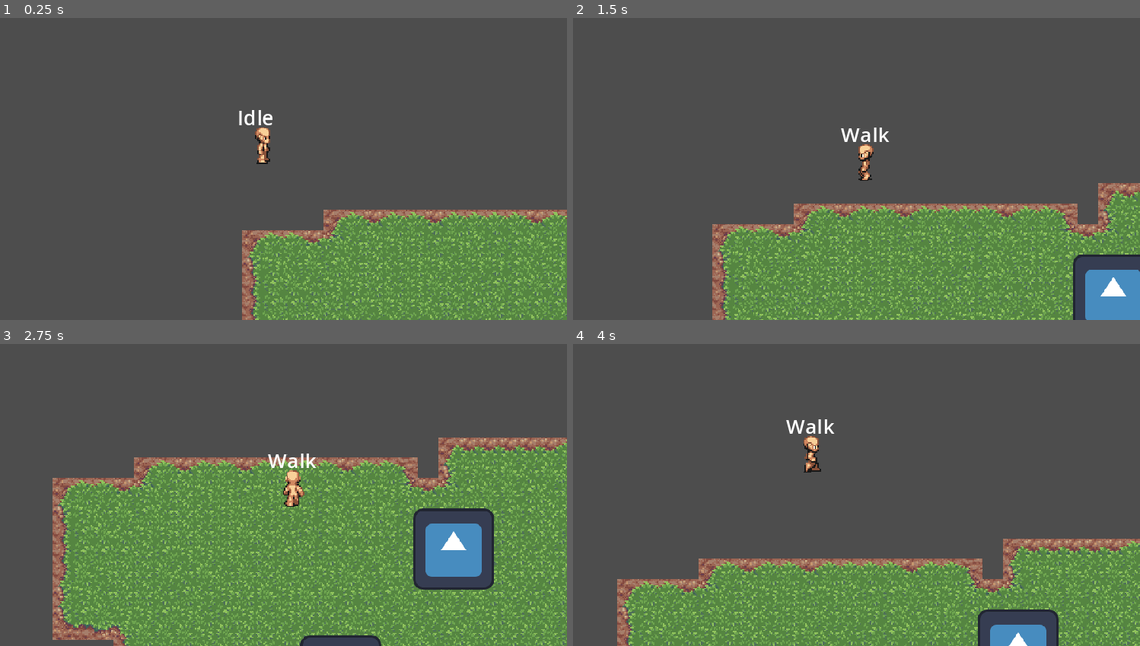
Above: before the commit, frames 1-4 (two rows, left to right).
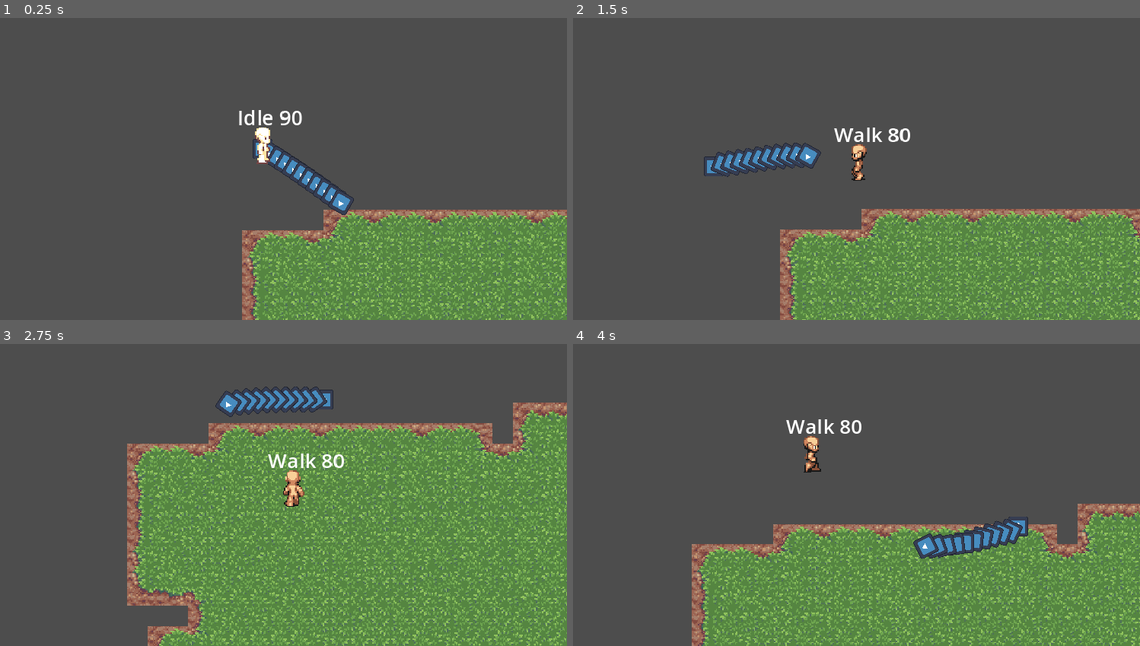
Above: after the commit, the same moments.

Repository: danyul-h/de-pop
Game: Godot game, scene res://world/world.tscn
Same seed, same stepped clock (60 frames per second), same inputs: the game is played once before the commit and once after it. The engine's default icon, where the game draws it, is replaced by a stand-in: a white triangle on a blue panel in a dark square.
Inputs (mouse positions are in pixels of both pictures, inside the frame that each line leads up to):
- Up to frame 1 (0.25 s): no input
- Up to frame 2 (1.5 s): move the mouse to (969, 132) at 0.52 s; hold D (right) 0.53-1.28 s; tap Space (jump) at 0.77 s; move the mouse to (714, 165) at 1.27 s; hold S (down) from 1.28 s (still down)
- Up to frame 3 (2.75 s): tap Space (jump) at 1.52 s; move the mouse to (323, 398) at 2.02 s; release S (down) at 2.03 s; hold D (right) from 2.03 s (still down)
- Up to frame 4 (4 s): move the mouse to (805, 543) at 2.77 s; release D (right) at 2.78 s; hold W (up) 2.78-3.53 s; tap Space (jump) at 3.02, 3.77 s; move the mouse to (1020, 525) at 3.52 s; hold A (left) from 3.53 s (still down)

The runs differ from the first frame. In frame 1, 1.1% of the frame differs, in the area x 44-63%, y 30-66%; in frame 2, 21%; in frame 3, 43%, in the area x 9-100%, y 14-100%; in frame 4, 23%.

Commit message:
changed hurt/dead transitions to signal based, got snake segments working

Diff:
--- a/components/health_component.gd
+++ b/components/health_component.gd
@@ -6,15 +6,21 @@
 @export var sprites : Array[Sprite2D]
 var health : float
 var knockbackTween : Tween
+var died := false
+
+signal dead
+signal hurt
 
 func _ready():
 	health = MAX_HEALTH
 
 func damage(attack : Attack):
+	if died: return
+
+	hurt.emit()
 	health -= attack.damage
 
 	actor.movement = Vector2()
-	actor.state_machine.transition("hurt")
 
 	if actor is Player and attack.damage >= health:
 		actor.freeze_frame(attack.knockback_time)
@@ -33,7 +39,7 @@
 		knockbackTween.parallel().tween_property(sprite, "modulate", Color(1,1,1,1), attack.knockback_time)
 
 	await knockbackTween.finished
-	actor.state_machine.transition("idle")
 
 	if health <= 0:
-		actor.state_machine.transition("dead")
+		dead.emit()
+		died = true
--- /dev/null
+++ b/components/hitbox_component.gd
@@ -0,0 +1,15 @@
+extends Area2D
+class_name HitboxComponent
+
+@export var damage := 10.0
+@export var knockback_time := 0.25
+@export var knockback_strength := 5.0
+
+func _on_area_entered(area):
+	if area is HurtboxComponent:
+		var hurtbox : HurtboxComponent = area
+		var attack = Attack.new()
+		attack.damage = damage
+		attack.knockback_time = knockback_time
+		attack.knockback = (area.global_position - global_position) * knockback_strength
+		hurtbox.damage(attack)
--- /dev/null
+++ b/components/hitbox_component.tscn
@@ -0,0 +1,11 @@
+[gd_scene load_steps=2 format=3 uid="uid://4fljr32rv657"]
+
+[ext_resource type="Script" path="res://components/hitbox_component.gd" id="1_2h8lm"]
+
+[node name="HitboxComponent" type="Area2D"]
+y_sort_enabled = true
+collision_layer = 0
+collision_mask = 4
+script = ExtResource("1_2h8lm")
+
+[connection signal="area_entered" from="." to="." method="_on_area_entered"]
--- a/components/hurtbox_component.gd
+++ b/components/hurtbox_component.gd
@@ -2,7 +2,12 @@
 class_name HurtboxComponent
 
 @export var health_component : HealthComponent
+@export var invincible_duration : float
+var invincible := false
 
 func damage(attack : Attack):
-	if health_component:
+	if health_component and not invincible:
 		health_component.damage(attack)
+		invincible = true
+		await get_tree().create_timer(invincible_duration).timeout
+		invincible = false
--- a/player/dead.gd
+++ b/player/dead.gd
@@ -1,6 +1,7 @@
 extends PlayerState
 
 func enter():
+	player.movement = Vector2(0, 0)
 	player.animation.play("dead")
 	await player.animation.animation_finished
 	player.queue_free()
--- a/player/hurt.gd
+++ b/player/hurt.gd
@@ -1,5 +1,17 @@
 extends PlayerState
 
+@export var health_component : HealthComponent
+
 func enter():
+	if not health_component.hurt.is_connected(_on_hurt): health_component.hurt.connect(_on_hurt)
+	if not health_component.dead.is_connected(_on_dead): health_component.dead.connect(_on_dead)
+
 	player.movement = Vector2(0, 0)
 	player.animation.play("hurt")
+
+func update(delta):
+	if not player.animation.is_playing(): transition.emit(self, "idle")
+
+func _on_hurt(): transition.emit(self, "hurt")
+
+func _on_dead(): transition.emit(self, "dead")
--- a/player/idle.gd
+++ b/player/idle.gd
@@ -1,7 +1,15 @@
 extends PlayerState
 
+@export var health_component : HealthComponent
+
 func enter():
+	if not health_component.hurt.is_connected(_on_hurt): health_component.hurt.connect(_on_hurt)
+	if not health_component.dead.is_connected(_on_dead): health_component.dead.connect(_on_dead)
 	player.movement = Vector2()
+
+func _on_hurt(): transition.emit(self, "hurt")
+
+func _on_dead(): transition.emit(self, "dead")
 
 func update(delta: float):
 	update_animation_direction("idle")
--- a/player/jump.gd
+++ b/player/jump.gd
@@ -1,5 +1,6 @@
 extends PlayerState
 
+@export var health_component : HealthComponent
 @export var speed : float
 var cooldown : Timer
 
@@ -11,6 +12,9 @@
 }
 
 func enter():
+	if not health_component.hurt.is_connected(_on_hurt): health_component.hurt.connect(_on_hurt)
+	if not health_component.dead.is_connected(_on_dead): health_component.dead.connect(_on_dead)
+
 	player.animation.play(player.animation_direction+"_jump")
 	if not player.movement: player.movement = direction_to_vector[player.animation_direction] * speed
 	else: player.movement = player.movement.normalized() * speed
@@ -20,3 +24,7 @@
 
 func exit():
 	player.jump_cooldown.start()
+
+func _on_hurt(): transition.emit(self, "hurt")
+
+func _on_dead(): transition.emit(self, "dead")
--- a/player/player.gd
+++ b/player/player.gd
@@ -20,6 +20,7 @@
 	knockback = Vector2(0, 0)
 
 func _process(delta):
+	label.text = state_machine.current_state.name + " " + String.num($HealthComponent.health)
 	var mouse_direction = get_global_mouse_position() - position
 	animation_direction = ("left" if mouse_direction.x < 0 else "right") if abs(mouse_direction.x) >= abs(mouse_direction.y) else ("front" if mouse_direction.y > 0 else "back")
 
--- a/player/player.tscn
+++ b/player/player.tscn
@@ -319,19 +319,23 @@
 script = ExtResource("1_o4u8r")
 intial_state = NodePath("Idle")
 
-[node name="Idle" type="Node" parent="StateMachine"]
+[node name="Idle" type="Node" parent="StateMachine" node_paths=PackedStringArray("health_component")]
 script = ExtResource("2_v5ohf")
-
-[node name="Walk" type="Node" parent="StateMachine"]
+health_component = NodePath("../../HealthComponent")
+
+[node name="Walk" type="Node" parent="StateMachine" node_paths=PackedStringArray("health_component")]
 script = ExtResource("4_aqoo4")
+health_component = NodePath("../../HealthComponent")
 speed = 100.0
 
-[node name="Jump" type="Node" parent="StateMachine"]
+[node name="Jump" type="Node" parent="StateMachine" node_paths=PackedStringArray("health_component")]
 script = ExtResource("5_xfm7s")
+health_component = NodePath("../../HealthComponent")
 speed = 200.0
 
-[node name="Hurt" type="Node" parent="StateMachine"]
+[node name="Hurt" type="Node" parent="StateMachine" node_paths=PackedStringArray("health_component")]
 script = ExtResource("8_2t8rr")
+health_component = NodePath("../../HealthComponent")
 
 [node name="Dead" type="Node" parent="StateMachine"]
 script = ExtResource("9_cfl0d")
@@ -354,10 +358,10 @@
 sprites = [NodePath("../Sprite2D")]
 
 [node name="HurtboxComponent" parent="." node_paths=PackedStringArray("health_component") instance=ExtResource("9_lhqvq")]
-visible = false
 collision_layer = 4
 collision_mask = 0
 health_component = NodePath("../HealthComponent")
+invincible_duration = 0.2
 
 [node name="CollisionShape2D" type="CollisionShape2D" parent="HurtboxComponent"]
 position = Vector2(0, 1)
--- a/player/player_state_machine.gd
+++ b/player/player_state_machine.gd
@@ -16,7 +16,6 @@
 		current_state = intial_state
 
 func _process(delta):
-	get_parent().label.text = current_state.name
 	if current_state: current_state.update(delta)
 
 func _physics_process(delta):
--- a/player/walk.gd
+++ b/player/walk.gd
@@ -1,6 +1,11 @@
 extends PlayerState
 
+@export var health_component : HealthComponent
 @export var speed : float
+
+func enter():
+	if not health_component.hurt.is_connected(_on_hurt): health_component.hurt.connect(_on_hurt)
+	if not health_component.dead.is_connected(_on_dead): health_component.dead.connect(_on_dead)
 
 func update(delta: float):
 	update_animation_direction("walk")
@@ -13,3 +18,7 @@
 	if Input.is_action_just_pressed("jump"):
 		if player.jump_cooldown.is_stopped(): transition.emit(self, "jump")
 		else: player.camera.apply_shake(1, 10)
+
+func _on_hurt(): transition.emit(self, "hurt")
+
+func _on_dead(): transition.emit(self, "dead")
--- a/snake/snake.gd
+++ b/snake/snake.gd
@@ -1,8 +1,10 @@
-extends CharacterBody2D
+extends Node2D
 class_name Snake
 
 @export var num_segments: int
 @export var segment_distance : float
+
+@onready var head : Node2D = $Head
 @onready var health_component : HealthComponent = $HealthComponent
 var segments : Array[SnakeSegment]
 var segment_scene = preload("res://snake/snake_segment.tscn")
@@ -10,6 +12,17 @@
 func _ready():
 	for i in num_segments:
 		var segment : SnakeSegment = segment_scene.instantiate()
+		segments.append(segment)
 		add_child(segment)
-		segment.position = Vector2((i+1) * 50, (i+1) * 50)
+		segment.position = Vector2((i+1) * segment_distance, (i+1) * segment_distance)
 		segment.hurtbox.health_component = health_component
+
+func _process(delta):
+	head.global_position = get_global_mouse_position()
+	for i in num_segments:
+		var segment = segments[i]
+		var ahead : Node2D
+		if i == 0: ahead = head
+		else: ahead = segments[i-1]
+		segment.position = ahead.position - (segment.position.direction_to(ahead.position) * segment_distance)
+		segment.look_at(ahead.position)
--- a/snake/snake.tscn
+++ b/snake/snake.tscn
@@ -1,39 +1,43 @@
-[gd_scene load_steps=7 format=3 uid="uid://d1gi6a5x0hkfk"]
+[gd_scene load_steps=8 format=3 uid="uid://d1gi6a5x0hkfk"]
 
 [ext_resource type="Script" path="res://snake/snake.gd" id="1_31t7a"]
 [ext_resource type="Texture2D" uid="uid://dw1c4pw8vayah" path="res://icon.svg" id="1_tjx45"]
 [ext_resource type="Script" path="res://components/health_component.gd" id="2_psw2u"]
 [ext_resource type="Script" path="res://components/hurtbox_component.gd" id="3_dfe3r"]
-
-[sub_resource type="RectangleShape2D" id="RectangleShape2D_7grtu"]
-size = Vector2(64, 64)
+[ext_resource type="PackedScene" uid="uid://4fljr32rv657" path="res://components/hitbox_component.tscn" id="3_faexd"]
 
 [sub_resource type="RectangleShape2D" id="RectangleShape2D_wi1np"]
 size = Vector2(64, 64)
 
-[node name="Snake" type="CharacterBody2D"]
+[sub_resource type="RectangleShape2D" id="RectangleShape2D_gkcke"]
+size = Vector2(64, 64)
+
+[node name="Snake" type="Node2D"]
 script = ExtResource("1_31t7a")
 segment_distance = 100.0
 
-[node name="Sprite2D" type="Sprite2D" parent="."]
+[node name="Head" type="Node2D" parent="."]
+
+[node name="Sprite2D" type="Sprite2D" parent="Head"]
 scale = Vector2(0.5, 0.5)
 texture = ExtResource("1_tjx45")
 
-[node name="CollisionShape2D" type="CollisionShape2D" parent="."]
+[node name="HurtboxComponent" type="Area2D" parent="Head" node_paths=PackedStringArray("health_component")]
 visible = false
-shape = SubResource("RectangleShape2D_7grtu")
+script = ExtResource("3_dfe3r")
+health_component = NodePath("../../HealthComponent")
 
-[node name="HurtboxComponent" type="Area2D" parent="." node_paths=PackedStringArray("health_component")]
-script = ExtResource("3_dfe3r")
-health_component = NodePath("../HealthComponent")
-
-[node name="CollisionShape2D" type="CollisionShape2D" parent="HurtboxComponent"]
+[node name="CollisionShape2D" type="CollisionShape2D" parent="Head/HurtboxComponent"]
 shape = SubResource("RectangleShape2D_wi1np")
 debug_color = Color(1, 0, 0, 0.419608)
 
-[node name="HealthComponent" type="Node2D" parent="." node_paths=PackedStringArray("actor", "sprites")]
+[node name="HitboxComponent" parent="Head" instance=ExtResource("3_faexd")]
+knockback_strength = 10.0
+
+[node name="CollisionShape2D" type="CollisionShape2D" parent="Head/HitboxComponent"]
+shape = SubResource("RectangleShape2D_gkcke")
+debug_color = Color(0.776516, 0.13889, 1, 0.42)
+
+[node name="HealthComponent" type="Node2D" parent="." node_paths=PackedStringArray("sprites")]
 script = ExtResource("2_psw2u")
-actor = NodePath("..")
-sprites = [NodePath("../Sprite2D")]
-
-[node name="Segments" type="Node2D" parent="."]
+sprites = [NodePath("../Head/Sprite2D")]
--- a/snake/snake_segment.tscn
+++ b/snake/snake_segment.tscn
@@ -1,10 +1,14 @@
-[gd_scene load_steps=5 format=3 uid="uid://q70bbpu4bsgb"]
+[gd_scene load_steps=7 format=3 uid="uid://q70bbpu4bsgb"]
 
 [ext_resource type="Script" path="res://snake/snake_segment.gd" id="1_0ix5f"]
 [ext_resource type="Script" path="res://components/hurtbox_component.gd" id="1_5py86"]
 [ext_resource type="Texture2D" uid="uid://dw1c4pw8vayah" path="res://icon.svg" id="1_qag2g"]
+[ext_resource type="PackedScene" uid="uid://4fljr32rv657" path="res://components/hitbox_component.tscn" id="4_l4o4m"]
 
 [sub_resource type="RectangleShape2D" id="RectangleShape2D_f7lts"]
+size = Vector2(64, 64)
+
+[sub_resource type="RectangleShape2D" id="RectangleShape2D_liick"]
 size = Vector2(64, 64)
 
 [node name="SnakeSegment" type="Node2D"]
@@ -15,6 +19,7 @@
 texture = ExtResource("1_qag2g")
 
 [node name="HurtboxComponent" type="Area2D" parent="."]
+visible = false
 collision_layer = 2
 collision_mask = 0
 script = ExtResource("1_5py86")
@@ -22,3 +27,10 @@
 [node name="CollisionShape2D" type="CollisionShape2D" parent="HurtboxComponent"]
 shape = SubResource("RectangleShape2D_f7lts")
 debug_color = Color(1, 0, 0, 0.419608)
+
+[node name="HitboxComponent" parent="." instance=ExtResource("4_l4o4m")]
+knockback_strength = 10.0
+
+[node name="CollisionShape2D" type="CollisionShape2D" parent="HitboxComponent"]
+shape = SubResource("RectangleShape2D_liick")
+debug_color = Color(0.881179, 0.000349814, 0.819793, 0.42)
--- a/static_body_2d.gd
+++ /dev/null
@@ -1,10 +0,0 @@
-extends Area2D
-
-func _on_area_entered(area):
-	if area is HurtboxComponent:
-		var hurtbox : HurtboxComponent = area
-		var attack = Attack.new()
-		attack.damage = 20
-		attack.knockback_time = 0.25
-		attack.knockback = (area.global_position - global_position) * 5
-		hurtbox.damage(attack)
--- a/static_body_2d.tscn
+++ /dev/null
@@ -1,22 +0,0 @@
-[gd_scene load_steps=4 format=3 uid="uid://d2nvrprnoaxdl"]
-
-[ext_resource type="Script" path="res://static_body_2d.gd" id="1_i6a46"]
-[ext_resource type="Texture2D" uid="uid://dw1c4pw8vayah" path="res://icon.svg" id="1_ysxws"]
-
-[sub_resource type="RectangleShape2D" id="RectangleShape2D_vwh73"]
-size = Vector2(64, 64)
-
-[node name="Area2D" type="Area2D"]
-y_sort_enabled = true
-collision_layer = 0
-collision_mask = 4
-script = ExtResource("1_i6a46")
-
-[node name="Sprite2D" type="Sprite2D" parent="."]
-scale = Vector2(0.5, 0.5)
-texture = ExtResource("1_ysxws")
-
-[node name="CollisionShape2D" type="CollisionShape2D" parent="."]
-shape = SubResource("RectangleShape2D_vwh73")
-
-[connection signal="area_entered" from="." to="." method="_on_area_entered"]
--- a/world/world.tscn
+++ b/world/world.tscn
@@ -1,8 +1,7 @@
-[gd_scene load_steps=7 format=4 uid="uid://clh4vsf5smloq"]
+[gd_scene load_steps=6 format=4 uid="uid://clh4vsf5smloq"]
 
 [ext_resource type="Texture2D" uid="uid://dtoi7w76of88c" path="res://assets/spring/seasonal sample (spring).png" id="1_g0si6"]
 [ext_resource type="PackedScene" uid="uid://dua256yvwdvl" path="res://player/player.tscn" id="2_w4kxi"]
-[ext_resource type="PackedScene" uid="uid://d2nvrprnoaxdl" path="res://static_body_2d.tscn" id="3_ynqjp"]
 [ext_resource type="PackedScene" uid="uid://d1gi6a5x0hkfk" path="res://snake/snake.tscn" id="4_8v8f2"]
 
 [sub_resource type="TileSetAtlasSource" id="TileSetAtlasSource_j17j5"]
@@ -383,11 +382,10 @@
 tile_map_data = PackedByteArray("AAAPAAgAAAAAAAUAAAAPAAcAAAAAAAIAAAAPAAYAAAAAAAEAAAAPAAUAAAAAAAUAAAAPAAQAAAAAAAQAAAAOAA …(9152 unchanged characters)…
 tile_set = SubResource("TileSet_8qo28")
 
-[node name="StaticBody2D" parent="." instance=ExtResource("3_ynqjp")]
-position = Vector2(300, 120)
-
 [node name="Player" parent="." instance=ExtResource("2_w4kxi")]
 
 [node name="Snake" parent="." instance=ExtResource("4_8v8f2")]
-position = Vector2(211, 220)
+position = Vector2(156, 93)
+scale = Vector2(0.25, 0.25)
 num_segments = 10
+segment_distance = 30.0
Not shown, added: snake/snaE789.tmp
Not shown, added: snake/snaEF7.tmp
Not shown, added: snake/snaFC4A.tmp
